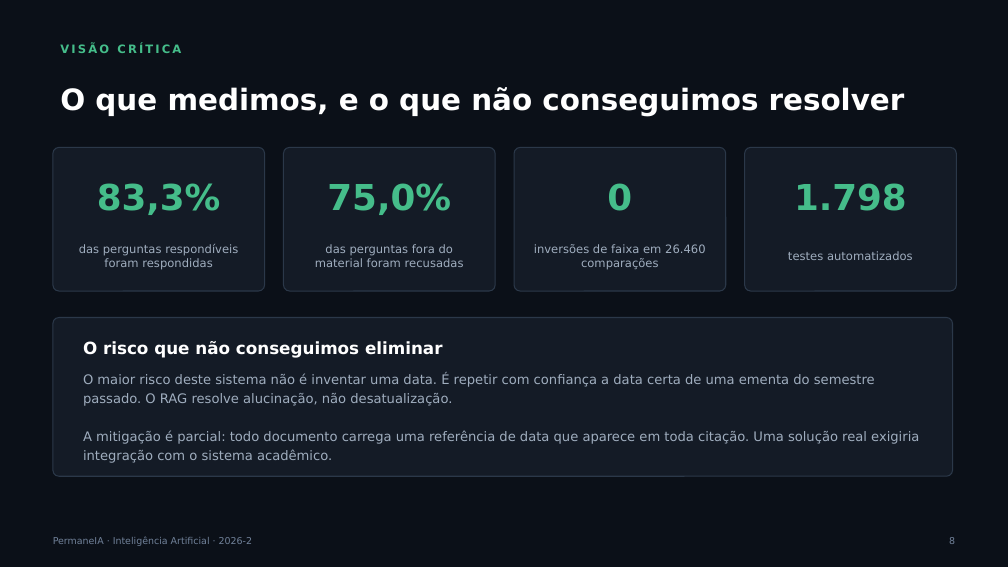
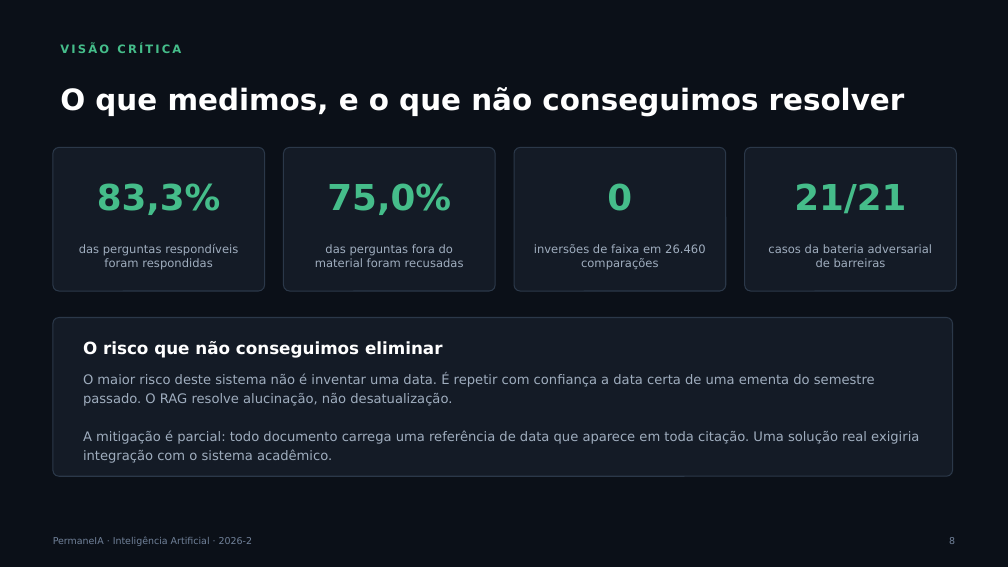
Before and after one commit to fabriciojunio/permaneia, a slide deck: slide 8 of PermaneIA-Apresentacao.pptx. Drawn at 1008x567 pixels with LibreOffice and Linux fonts; fonts in the diff are those of the drawing. Boxes give left, top, right and bottom in pixels: in the first picture for what was removed or moved away, otherwise in the second. Text is boxed around its words. In the diff, an @@ line names an element or a change of style, - is before the commit and + after.

Commit message:
feat: barreiras contra uso indevido e migração dos modelos do Gemini
Acrescenta a camada de guardrails, avaliada antes de qualquer chamada
externa. Ela barra o que o limiar de similaridade não pega: injeção de
prompt, pedido ilícito e pedido de dado acadêmico de terceiro. A bateria
adversarial em scripts/testar-barreiras.ts passa em 21 de 21 casos,
incluindo as cinco perguntas legítimas que precisam continuar passando.

A calibração prioriza precisão sobre cobertura: os padrões exigem intenção
explícita junto do objeto, e não palavra solta. A palavra "arma" sozinha não bloqueia; um pedido de como fabricar uma arma bloqueia. Um falso positivo
barra um aluno com dúvida legítima, o que é pior do que deixar passar uma
pergunta estranha que o limiar recusa em seguida.

Sinal de automutilação tem tratamento próprio e vem antes de todos, com
encaminhamento ao CVV. Ele também casa com os padrões de conteúdo ilícito,
e responder que está fora do escopo seria o pior desfecho de um sistema que
diz existir para reduzir evasão.

Na saída, resposta que não cita fonte e nem admite ignorância passa a ser
descartada e substituída pela recusa padrão.

Migra os modelos: gemini-2.0-flash e text-embedding-004, indicados na
especificação original, respondem 404 para chaves novas. O código passa a
usar aliases -latest e a linha lite, cuja cota diária gratuita é várias vezes maior e que, medida no mesmo conjunto, devolveu a mesma resposta com
a mesma citação de fonte.

Com o Gemini configurado e medido, o limiar sobe de 0,62 para 0,65: o valor
antigo era estimativa e entregava 37,5% de recusa correta.

Corrige também a configuração dos testes E2E, que forcava o modo local
contra um banco semeado com vetores do Gemini. O filtro por origem de
embedding estava certo; a configuração é que era inconsistente.

```diff
--- a/PermaneIA-Apresentacao.pptx
+++ b/PermaneIA-Apresentacao.pptx
@@ text at <box>794,183,906,214</box>: text changed @@
-1.798
+21/21
@@ text at <box>768,244,933,267</box>: text changed @@
-testes automatizados
+casos da bateria adversarial de barreiras
```
Also in this commit, not shown: 3 other slides changed, 15 other files.
